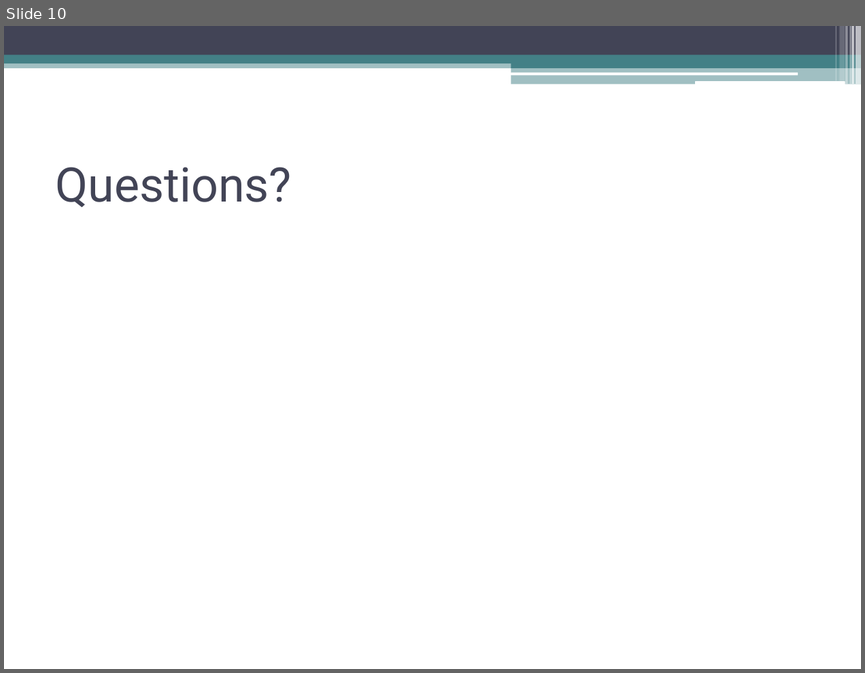
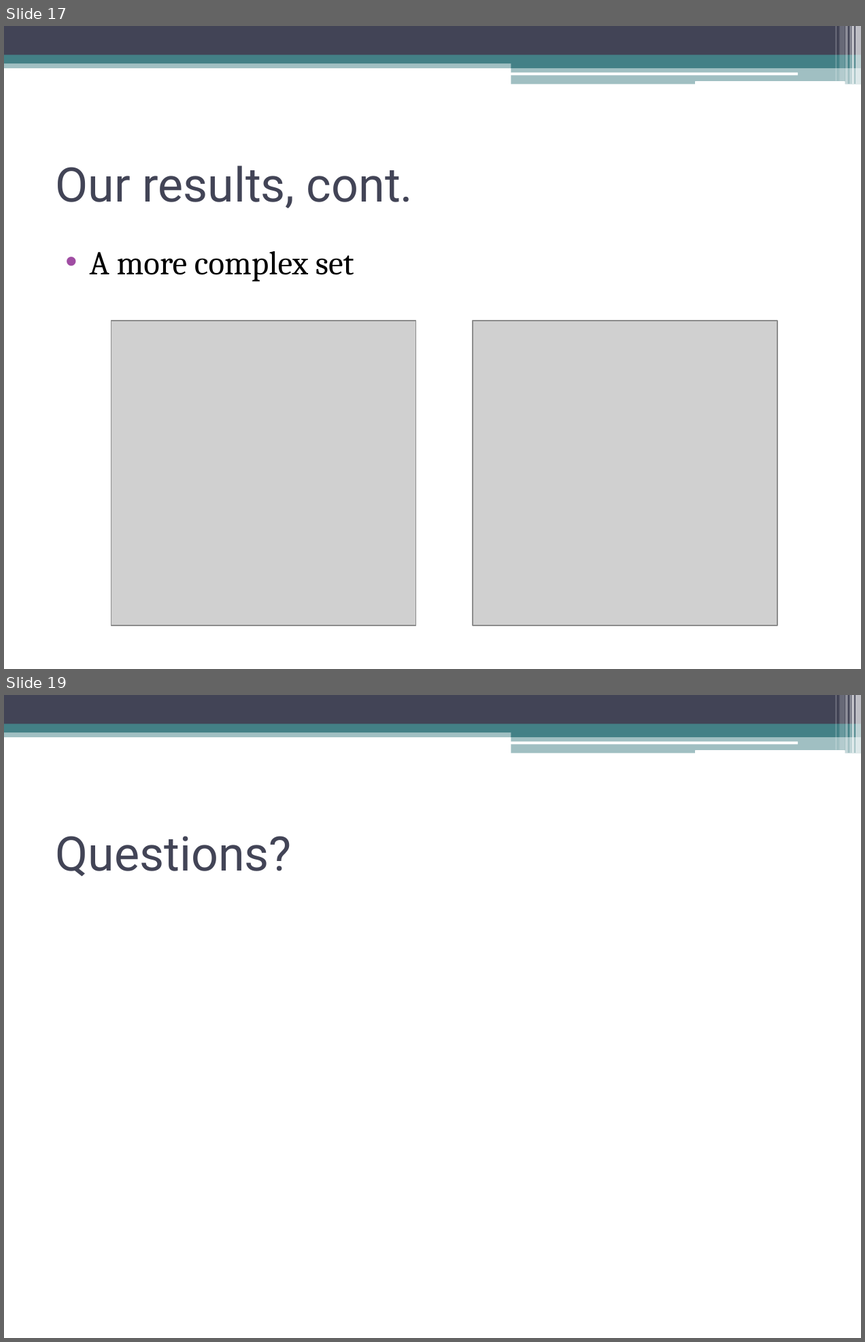
Before and after one commit to tmp0910/hmcinterpolation, a slide deck: FinalPresentation.ppt. Shown one above the other, each under a label of ours: slide 10 before the commit, slides 17 and 19 after it; the slides between them are not shown. The pictures are 865x673 and 865x1342 pixels, drawn with LibreOffice and Linux fonts; fonts in the diff are those of the drawing; grey boxes stand for pictures. Boxes give left, top, right and bottom in pixels: in the first picture for what was removed or moved away, otherwise in the second. Text is boxed around its words. In the diff, an @@ line names an element or a change of style, - is before the commit and + after.

```diff
--- a/FinalPresentation.ppt
+++ b/FinalPresentation.ppt
@@ slide 17 added at bbox=[4, 26, 861, 669], background #FFFFFF; not listed: 13 template elements that a slide beside it also shows @@
@@ title added at bbox=[56, 165, 413, 208], 40 pt, text #424456 @@
+Our results, cont.
@@ text added at bbox=[90, 251, 354, 282], 28 pt, text #000000 @@
+• A more complex set
@@ picture added at bbox=[111, 320, 416, 626] @@
@@ picture added at bbox=[473, 320, 778, 626] @@
@@ what was slide 10 is now slide 19 @@
```
Also in this commit, not shown: 2 slides changed, 12 other slides added, 4 slides removed, 1 other file.
